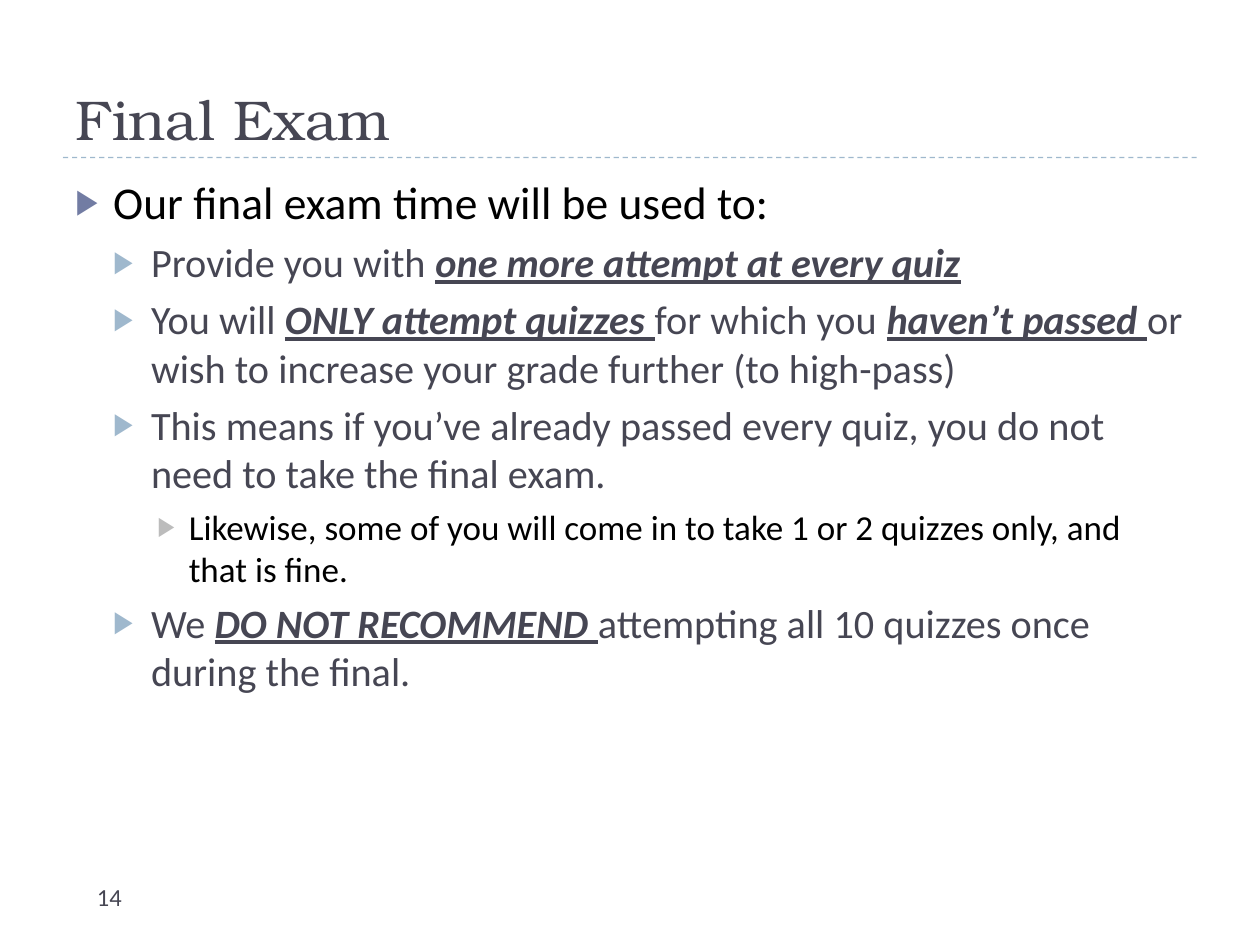
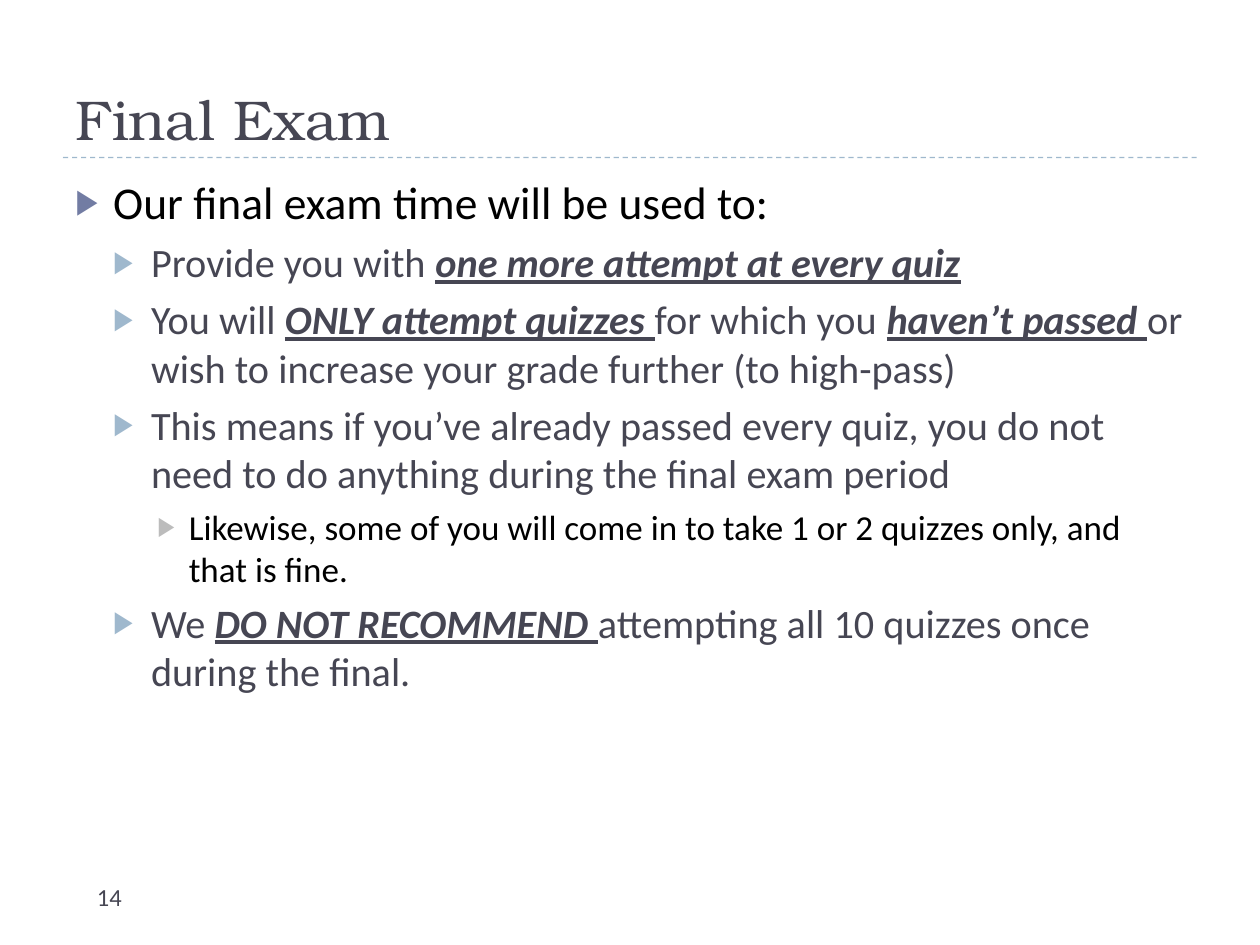
Before and after one commit to uva-cs/cs4102-f21, a slide deck: slide 14 of slides/courseintroduction.pptx. Drawn at 1260x945 pixels with LibreOffice and Linux fonts; fonts in the diff are those of the drawing. Boxes give left, top, right and bottom in pixels: in the first picture for what was removed or moved away, otherwise in the second. Text is boxed around its words. In the diff, an @@ line names an element or a change of style, - is before the commit and + after.

```diff
--- a/slides/courseintroduction.pptx
+++ b/slides/courseintroduction.pptx
@@ text at box(151, 412, 1104, 495): text changed @@
-  ▶ This means if you’ve already passed every quiz, you do not need to take the final exam.
+  ▶ This means if you’ve already passed every quiz, you do not need to do anything during the final exam period
```
Also in this commit, not shown: 9 other slides changed, 2 slides added, 3 other files.
